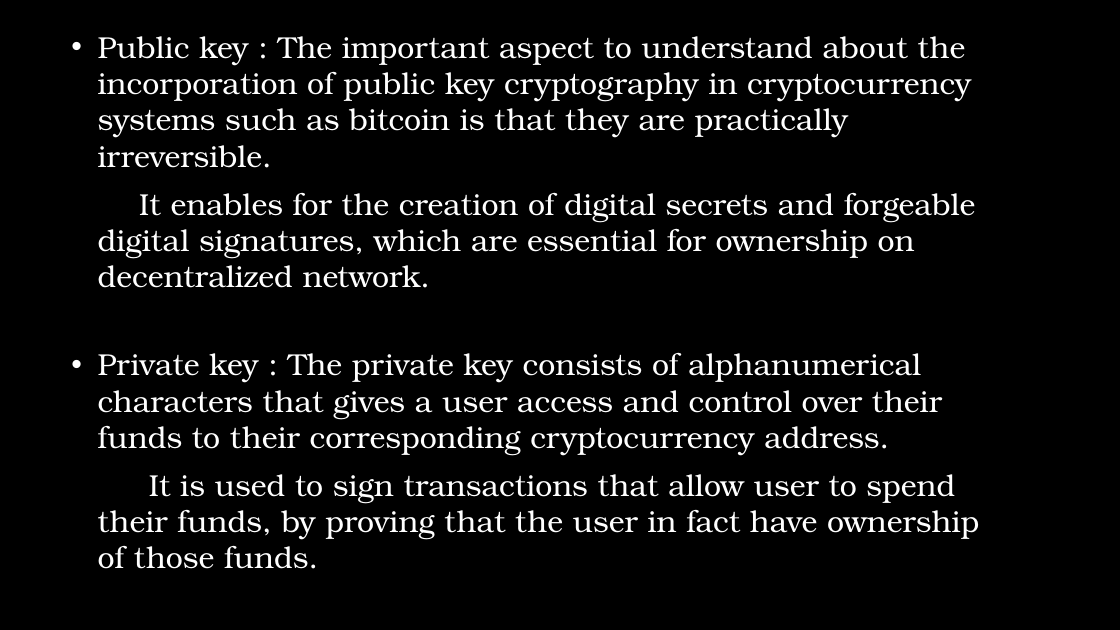
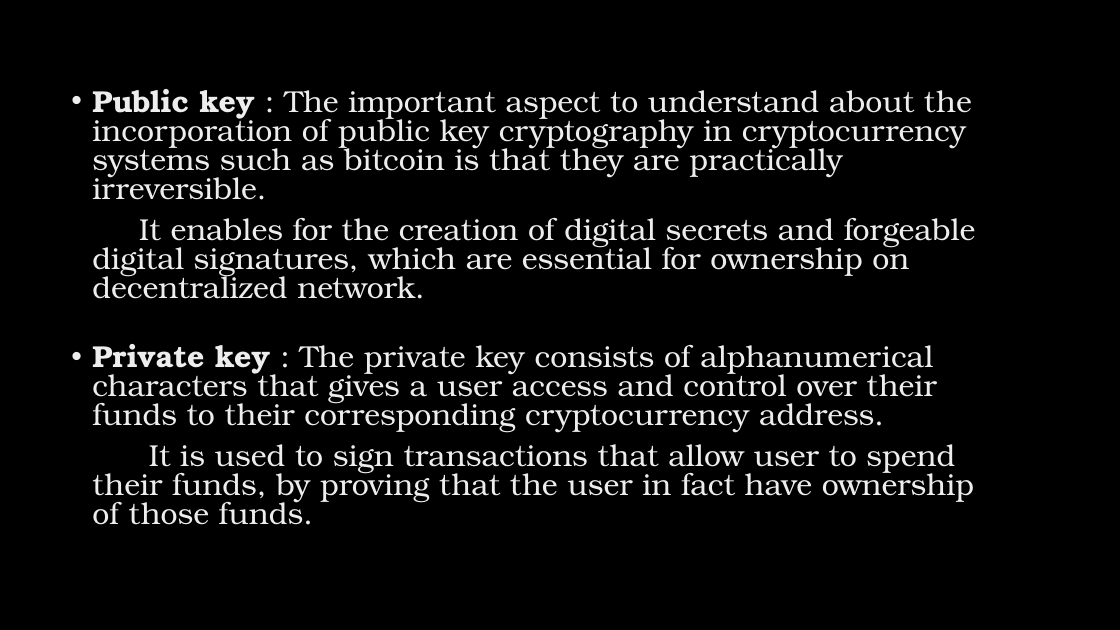
Before and after one commit to sushant76/IPHI, a slide deck: slide 15 of BlockchainDS.pptx (slide 11 before the commit). Drawn at 1120x630 pixels with LibreOffice and Linux fonts; fonts in the diff are those of the drawing; background and template pictures are left out. Boxes give left, top, right and bottom in pixels: in the first picture for what was removed or moved away, otherwise in the second. Text is boxed around its words. In the diff, an @@ line names an element or a change of style, - is before the commit and + after.

```diff
--- a/BlockchainDS.pptx
+++ b/BlockchainDS.pptx
@@ text "Public key : The important ...": place and size @@
-text "Public key : The important ..." at box(98, 36, 979, 569)
+text "Public key : The important ..." at box(92, 89, 976, 525)
@@ text "Public key : The important ..." at box(92, 89, 976, 525): text colour #FFFFFF to gradient #BFBFBF to #EDEDED to #FFFFFF; bold on in "Public key", "Private key"; indent changed; line spacing 1 to 0.8; vertical alignment middle to top @@
```
Also in this commit, not shown: 12 other slides changed, 4 slides added.
